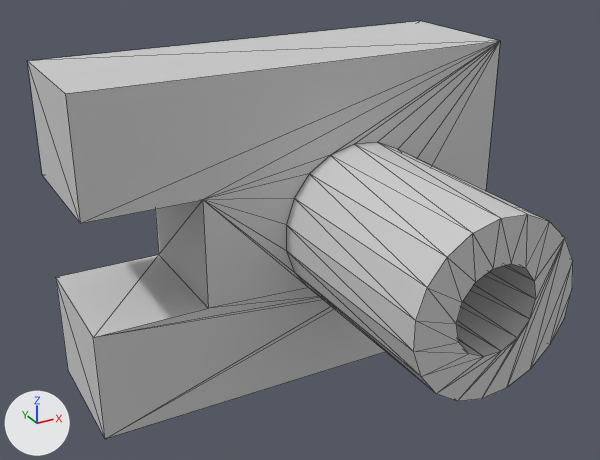
Renders of the glTF model apps/model.glb from each side of a commit.
One viewpoint serves both versions: a camera (50 mm lens) standing at (-0.0693, -0.0588, 0.0649) and looking at (-0.0379, -0.0017, 0.0363). The lights are fixed; the arrows at lower left show +X, +Y and +Z. The first picture is the older version. Mesh edges are drawn as thin lines. Where no turn or scale is listed for an object, it has been applied to the vertices.

Before the edit, the objects in view are built like this:
```python
me_mesh_0 = bpy.data.meshes.new('Mesh_0')
me_mesh_0.from_pydata(...)  # 85 vertices, 160 faces; spans x -0.056..-0.016, y -0.019..0.0123, z 0.02..0.05
me_mesh_0.materials.append(mat_material_0)  # light grey #cccccc
ob_empty_2 = bpy.data.objects.new('empty_2', me_mesh_0)
ob_empty_2.location = (0.0, 0.0, 0.0)
```
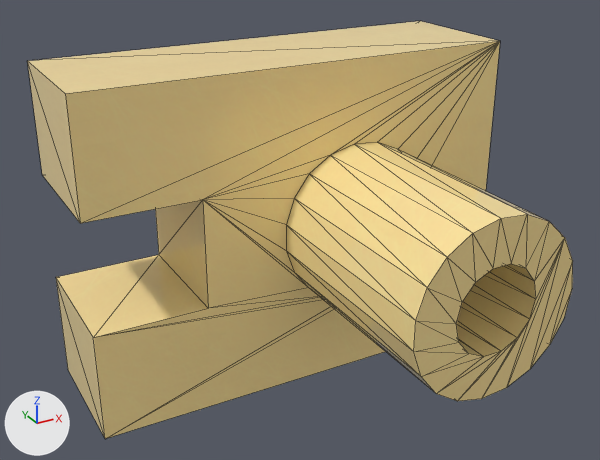
The newer file is also rescaled (x1000.0) as a whole; pictures and numbers use the older file's frame.

The change, as a list of edits to the scene's bpy script:
```text
Add img_metal048a_1k_jpg_color:
    img_metal048a_1k_jpg_color = load_image('Metal048A_1K-JPG_Color', '_unpacked/Metal048A_1K-JPG_Color', 1024, 1024, 'sRGB')
Add img_metal048a_1k_jpg_normalgl:
    img_metal048a_1k_jpg_normalgl = load_image('Metal048A_1K-JPG_NormalGL', '_unpacked/Metal048A_1K-JPG_NormalGL', 1024, 1024, 'Non-Color')
Add img_metal048a_1k_jpg_roughness:
    img_metal048a_1k_jpg_roughness = load_image('Metal048A_1K-JPG_Roughness', '_unpacked/Metal048A_1K-JPG_Roughness', 1024, 1024, 'Non-Color')
Add mat_материал:
    mat_материал = bpy.data.materials.new('Материал')
    # uses the picture img_metal048a_1k_jpg_color
    # uses the picture img_metal048a_1k_jpg_normalgl
    # uses the picture img_metal048a_1k_jpg_roughness
Change me_mesh_0:
    where me_mesh_0.from_pydata(...)  # 85 vertices, 160 faces; spans x -0.056..-0.016, y -0.019..0.0123, z 0.02..0.05
    remove me_mesh_0.materials.append(mat_material_0)  # light grey #cccccc
    add me_mesh_0.materials.append(mat_материал)
```

Location of each change, [x1, y1, x2, y2] in pixels of the pictures (600 x 460 px):
'empty_2', recoloured
    both: [27, 21, 573, 439]
